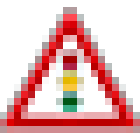
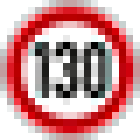
Comparing the layer stacks of the two 140px x 140px images. Changes:
added layer "Ebene 18" above "Ebene 17" over bbox(0, 0, 140, 140)
hid "Ebene 4" over bbox(0, 7, 140, 133)
